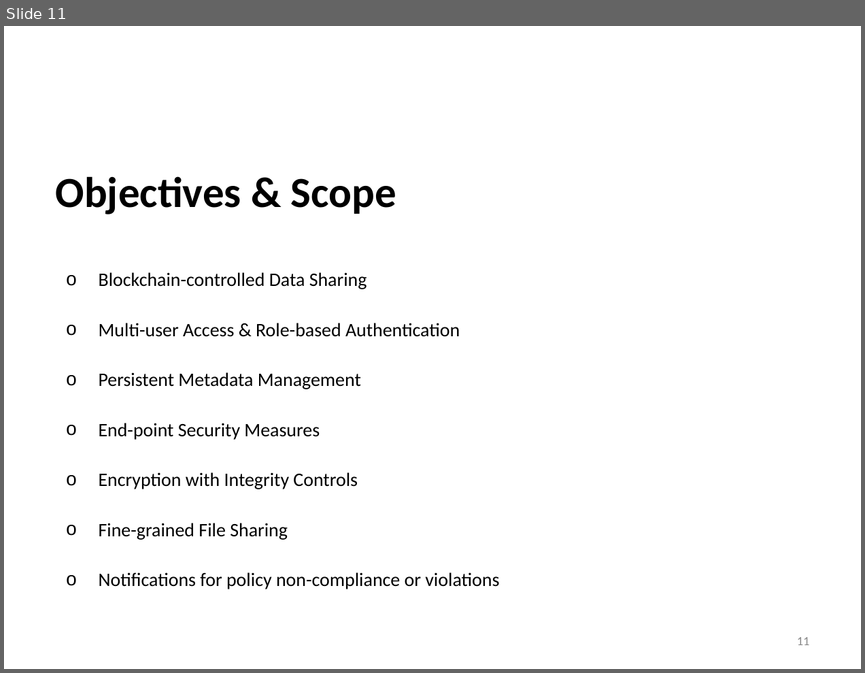
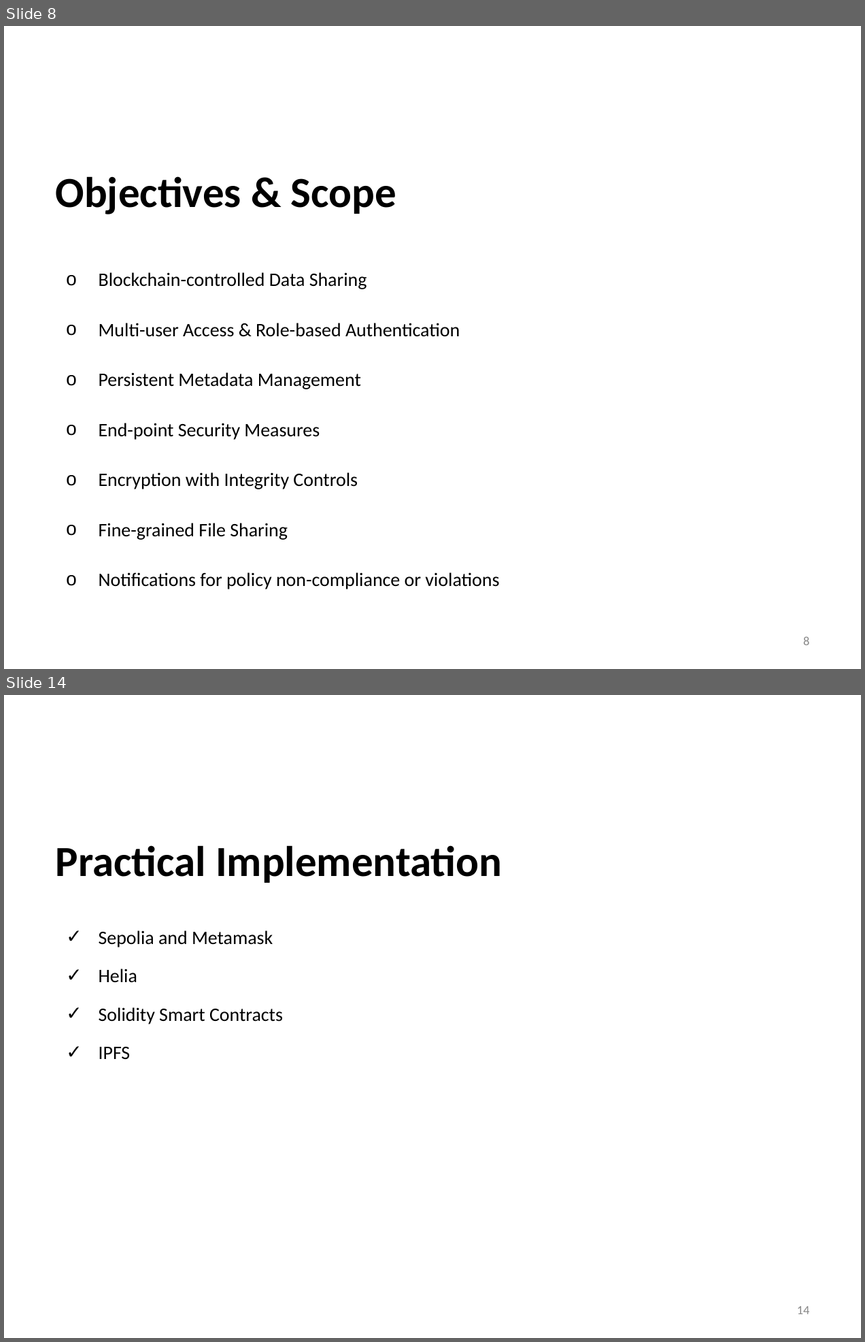
Before and after one commit to asr-24/SentinelShare, a slide deck: Synopsis Presentation.pptx. Shown one above the other, each under a label of ours: slide 11 before the commit, slides 8 and 14 after it; the slides between them are not shown. The pictures are 865x673 and 865x1342 pixels, drawn with LibreOffice and Linux fonts; fonts in the diff are those of the drawing; background and template pictures are left out. Boxes give left, top, right and bottom in pixels: in the first picture for what was removed or moved away, otherwise in the second. Text is boxed around its words. In the diff, an @@ line names an element or a change of style, - is before the commit and + after.

```diff
--- a/Synopsis Presentation.pptx
+++ b/Synopsis Presentation.pptx
@@ slide 14 added at box(4, 695, 861, 1338), background picture (left out) @@
@@ title added at box(56, 845, 502, 883), 36 pt, text #000000, bold @@
+Practical Implementation
@@ text added at box(99, 930, 283, 1059), 16 pt, text #000000 @@
+✓ Sepolia and Metamask
+✓ Helia
+✓ Solidity Smart Contracts
+✓ IPFS
@@ page number added at box(797, 1306, 810, 1314), 10.5 pt, text #888888 @@
+14
@@ what was slide 11 is now slide 8 @@
@@ page number at box(803, 636, 809, 645): text changed @@
-11
+8
```
Also in this commit, not shown: 2 slides changed, 5 other slides added, 1 slide removed, 3 other files.
